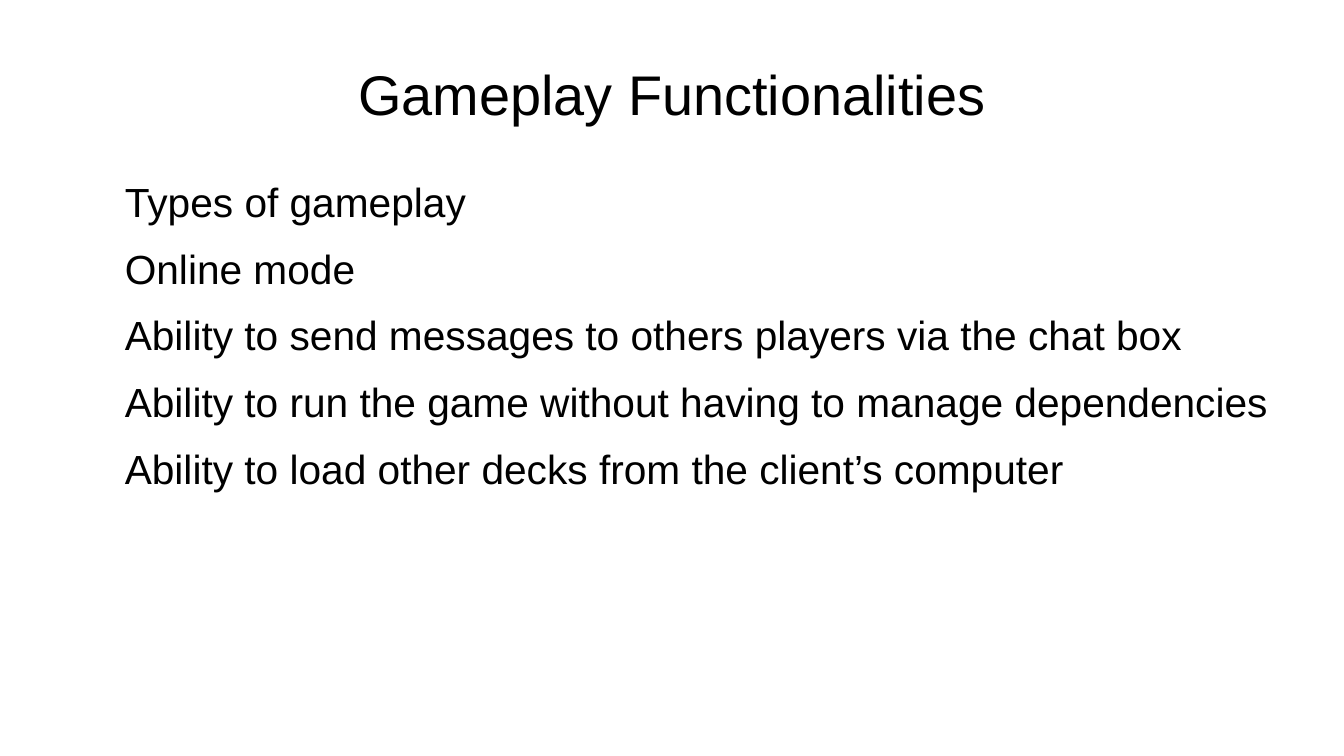
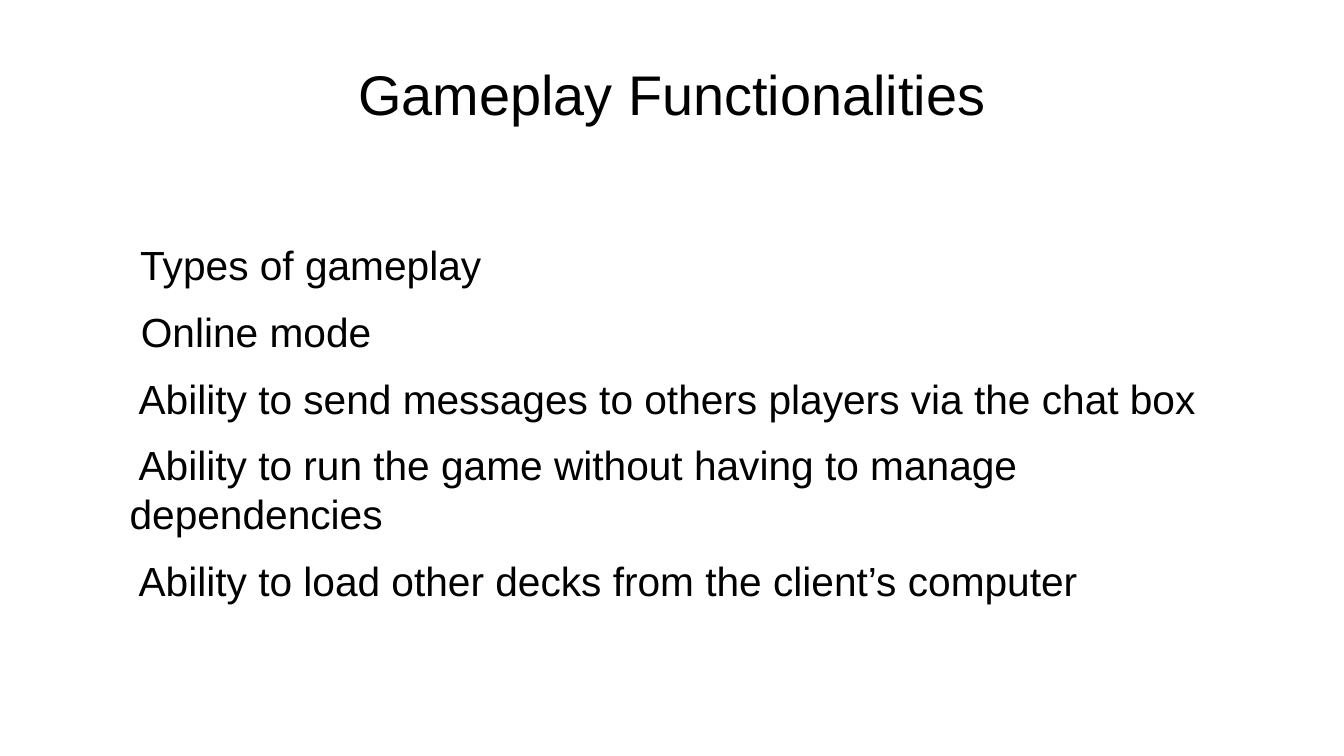
Before and after one commit to GiorgioCaculli/B2_TTMC_Doc, a slide deck: slide 11 of PowerPoint1.odp. Drawn at 1344x756 pixels with LibreOffice and Linux fonts; fonts in the diff are those of the drawing; background and template pictures are left out. Boxes give left, top, right and bottom in pixels: in the first picture for what was removed or moved away, otherwise in the second. Text is boxed around its words. In the diff, an @@ line names an element or a change of style, - is before the commit and + after.

```diff
--- a/PowerPoint1.odp
+++ b/PowerPoint1.odp
@@ text "Types of gameplay" rewrapped from box(125, 187, 1267, 492) to box(130, 250, 1196, 603) @@
```
Also in this commit, not shown: 12 other slides changed, 1 slide added, 1 slide removed, 1 other file.
